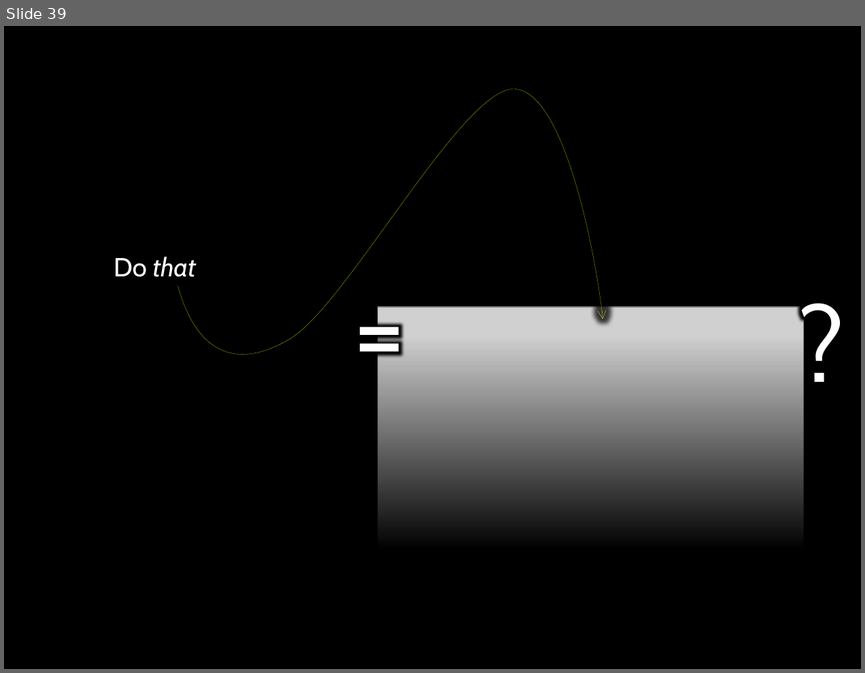
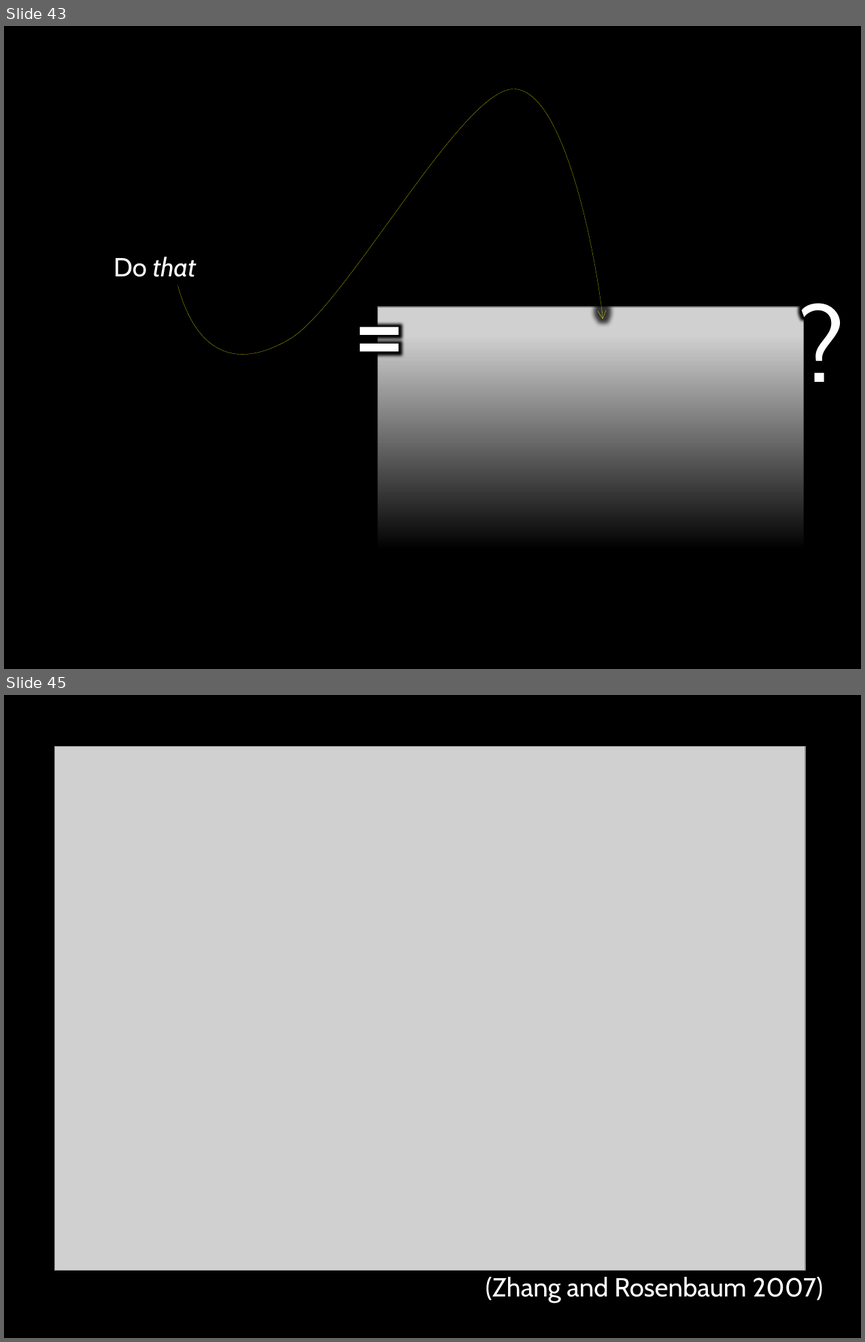
Before and after one commit to butterfill/writing, a slide deck: intention motor representation with corrado sinigaglia/conf spp submit/intention and motor representation.pptx. Shown one above the other, each under a label of ours: slide 39 before the commit, slides 43 and 45 after it; the slides between them are not shown. The pictures are 865x673 and 865x1342 pixels, drawn with LibreOffice and Linux fonts; fonts in the diff are those of the drawing; grey boxes stand for pictures. Boxes give left, top, right and bottom in pixels: in the first picture for what was removed or moved away, otherwise in the second. Text is boxed around its words. In the diff, an @@ line names an element or a change of style, - is before the commit and + after.

```diff
--- a/intention motor representation with corrado sinigaglia/conf spp submit/intention and motor representation.pptx
+++ b/intention motor representation with corrado sinigaglia/conf spp submit/intention and motor representation.pptx
@@ slide 45 added at (4,695,861,1338), background #000000 @@
@@ picture added at (54,747,805,1270) @@
@@ text added at (485,1276,823,1302), 22 pt, text #FFFFFF @@
+(Zhang and Rosenbaum 2007)
@@ what was slide 39 is now slide 43 @@
```
Also in this commit, not shown: 10 slides changed, 5 other slides added, 1 other file.
